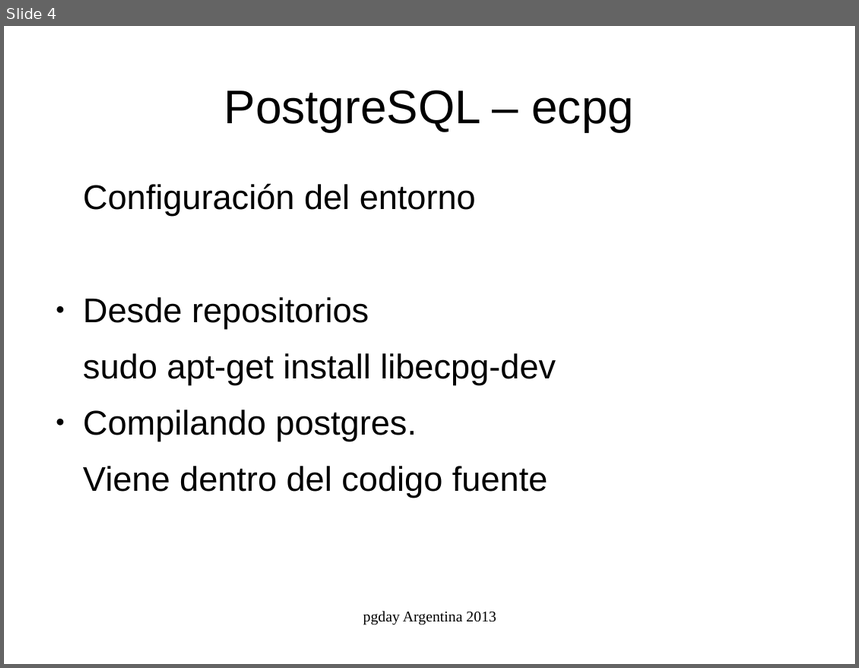
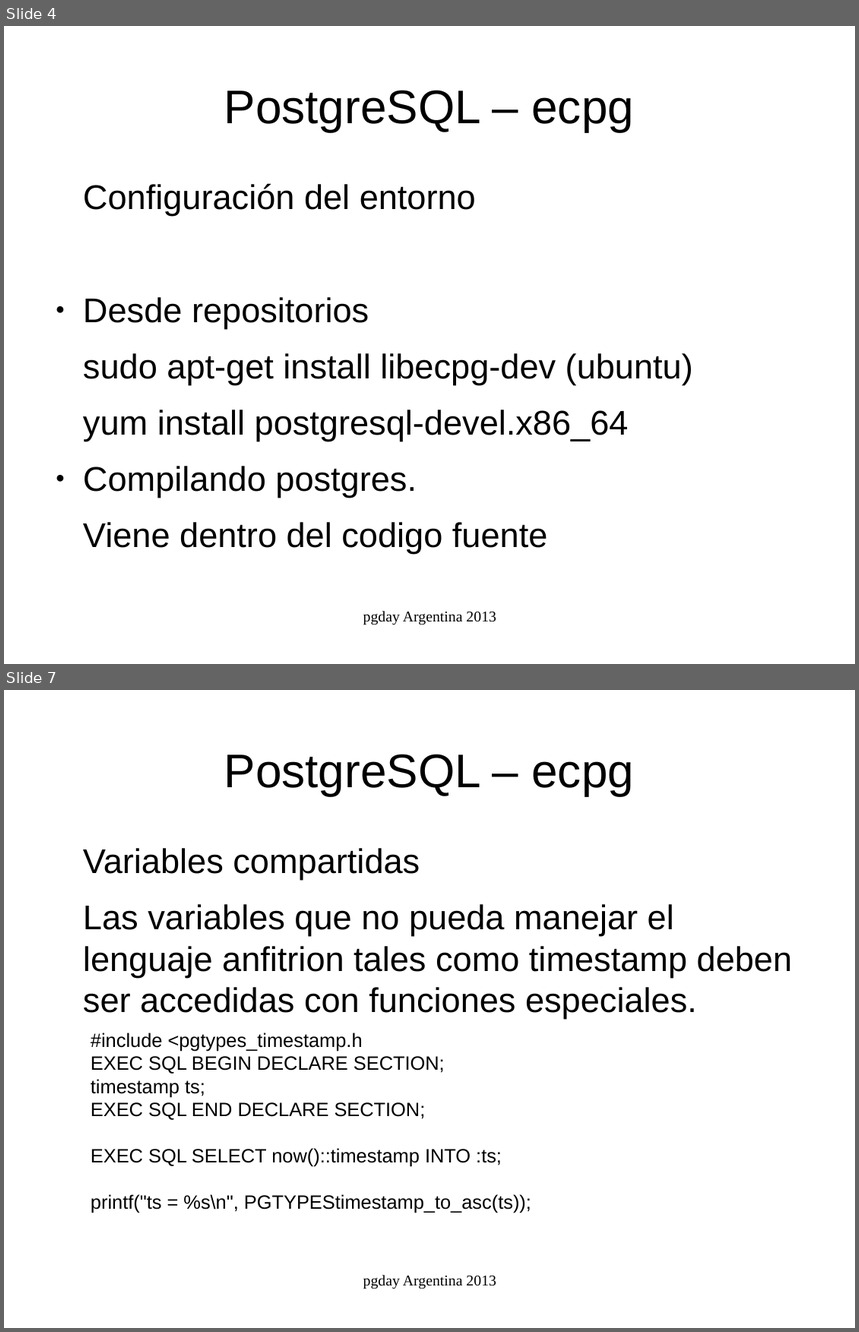
Before and after one commit to marcelorauldiaz/pgday_ecpg, a slide deck: ecpg.odp. Shown one above the other, each under a label of ours: slide 4 before the commit, slides 4 and 7 after it; the slides between them are not shown. The pictures are 859x668 and 859x1332 pixels, drawn with LibreOffice and Linux fonts; fonts in the diff are those of the drawing. Boxes give left, top, right and bottom in pixels: in the first picture for what was removed or moved away, otherwise in the second. Text is boxed around its words. In the diff, an @@ line names an element or a change of style, - is before the commit and + after.

```diff
--- a/ecpg.odp
+++ b/ecpg.odp
@@ slide 7 added at (x1=4, y1=690, x2=855, y2=1328), background #FFFFFF @@
@@ title added at (x1=224, y1=754, x2=634, y2=796), 44 pt, text #000000 @@
+PostgreSQL – ecpg
@@ text added at (x1=83, y1=848, x2=793, y2=1018), 32 pt, text #000000 @@
+Variables compartidas
+Las variables que no pueda manejar el lenguaje anfitrion tales como timestamp deben ser accedidas con funciones especiales.
@@ text added at (x1=91, y1=1033, x2=531, y2=1214), 18 pt, text #000000 @@
+#include <pgtypes_timestamp.h
+EXEC SQL BEGIN DECLARE SECTION;
+timestamp ts;
+EXEC SQL END DECLARE SECTION;
+EXEC SQL SELECT now()::timestamp INTO :ts;
+printf("ts = %s\n", PGTYPEStimestamp_to_asc(ts));
@@ text added at (x1=363, y1=1275, x2=496, y2=1290), 14 pt, text #000000 @@
+pgday Argentina 2013
@@ slide 4 changed as well @@
@@ text at (x1=83, y1=354, x2=693, y2=442): text changed @@
-sudo apt-get install libecpg-dev
+sudo apt-get install libecpg-dev (ubuntu)
+yum install postgresql-devel.x86_64
```
Also in this commit, not shown: 4 other slides changed, 4 other slides added, 7 other files.
